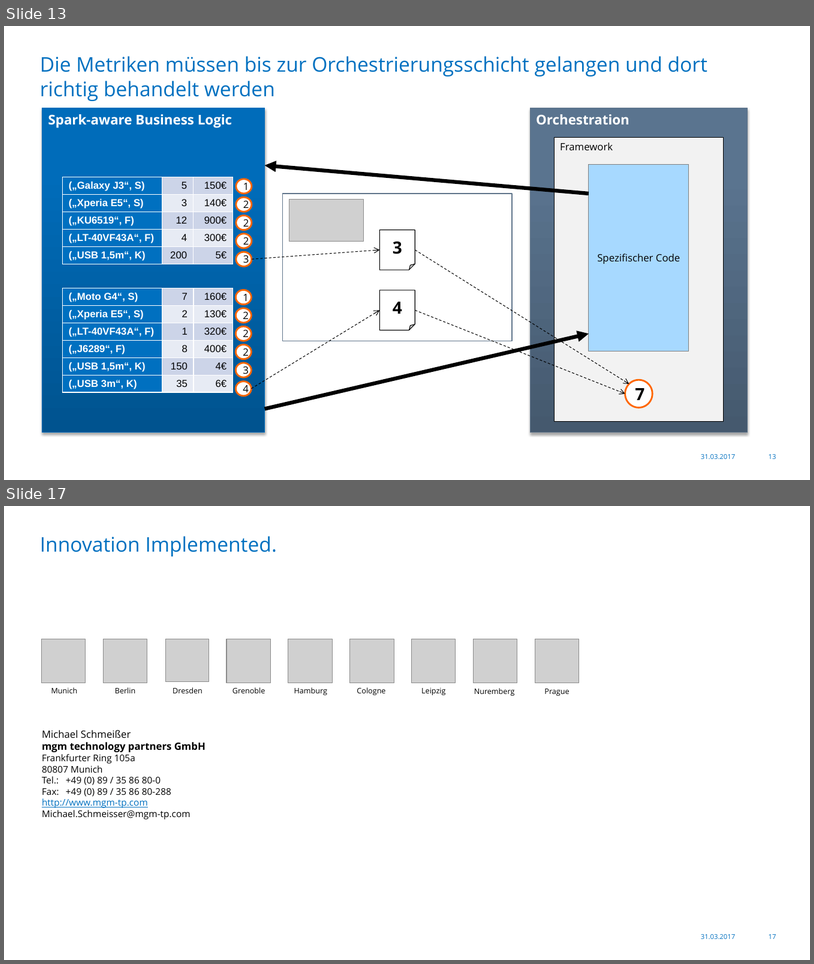
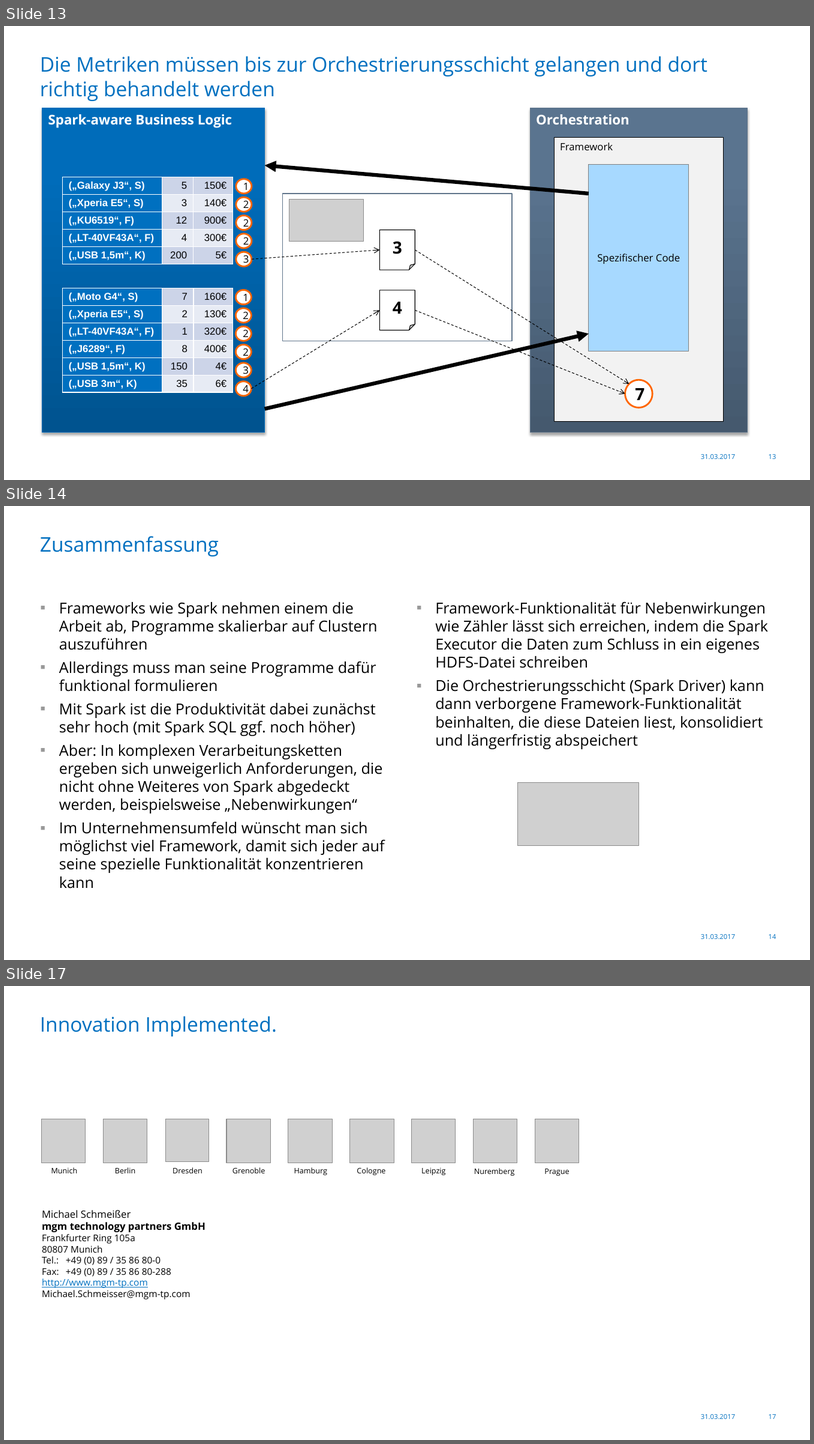
Before and after one commit to Skamandros/jug-saxony-workshop, a slide deck: src/slides/resources/2017-03-31-JUG-Saxony-Workshop-de.pptx. Shown one above the other, each under a label of ours: slides 13 and 17 before the commit, slides 13, 14 and 17 after it; the slides between them are not shown. The pictures are 814x964 and 814x1444 pixels, drawn with LibreOffice and Linux fonts; fonts in the diff are those of the drawing; grey boxes stand for pictures; background and template pictures are left out. Boxes give left, top, right and bottom in pixels: in the first picture for what was removed or moved away, otherwise in the second. Text is boxed around its words. In the diff, an @@ line names an element or a change of style, - is before the commit and + after.

```diff
--- a/src/slides/resources/2017-03-31-JUG-Saxony-Workshop-de.pptx
+++ b/src/slides/resources/2017-03-31-JUG-Saxony-Workshop-de.pptx
@@ slide 14 added at [4,506,810,960], background #FFFFFF; not listed: 2 template elements that a slide beside it also shows @@
@@ title added at [40,536,219,556], 24 pt, text #0070C0 @@
+Zusammenfassung
@@ text added at [59,602,385,888], 18 pt, text #000000 @@
+▪ Frameworks wie Spark nehmen einem die Arbeit ab, Programme skalierbar auf Clustern auszuführen
+▪ Allerdings muss man seine Programme dafür funktional formulieren
+▪ Mit Spark ist die Produktivität dabei zunächst sehr hoch (mit Spark SQL ggf. noch höher)
+▪ Aber: In komplexen Verarbeitungsketten ergeben sich unweigerlich Anforderungen, die nicht ohne Weiteres von Spark abgedeckt werden, beispielsweise „Nebenwirkungen“
+▪ Im Unternehmensumfeld wünscht man sich möglichst viel Framework, damit sich jeder auf seine spezielle Funktionalität konzentrieren kann
@@ text added at [435,601,768,749], 18 pt, text #000000 @@
+▪ Framework-Funktionalität für Nebenwirkungen wie Zähler lässt sich erreichen, indem die Spark Executor die Daten zum Schluss in ein eigenes HDFS-Datei schreiben
+▪ Die Orchestrierungsschicht (Spark Driver) kann dann verborgene Framework-Funktionalität beinhalten, die diese Dateien liest, konsolidiert und längerfristig abspeichert
@@ picture added at [518,783,639,846] @@
```
Also in this commit, not shown: 3 slides changed, 1 slide removed.
